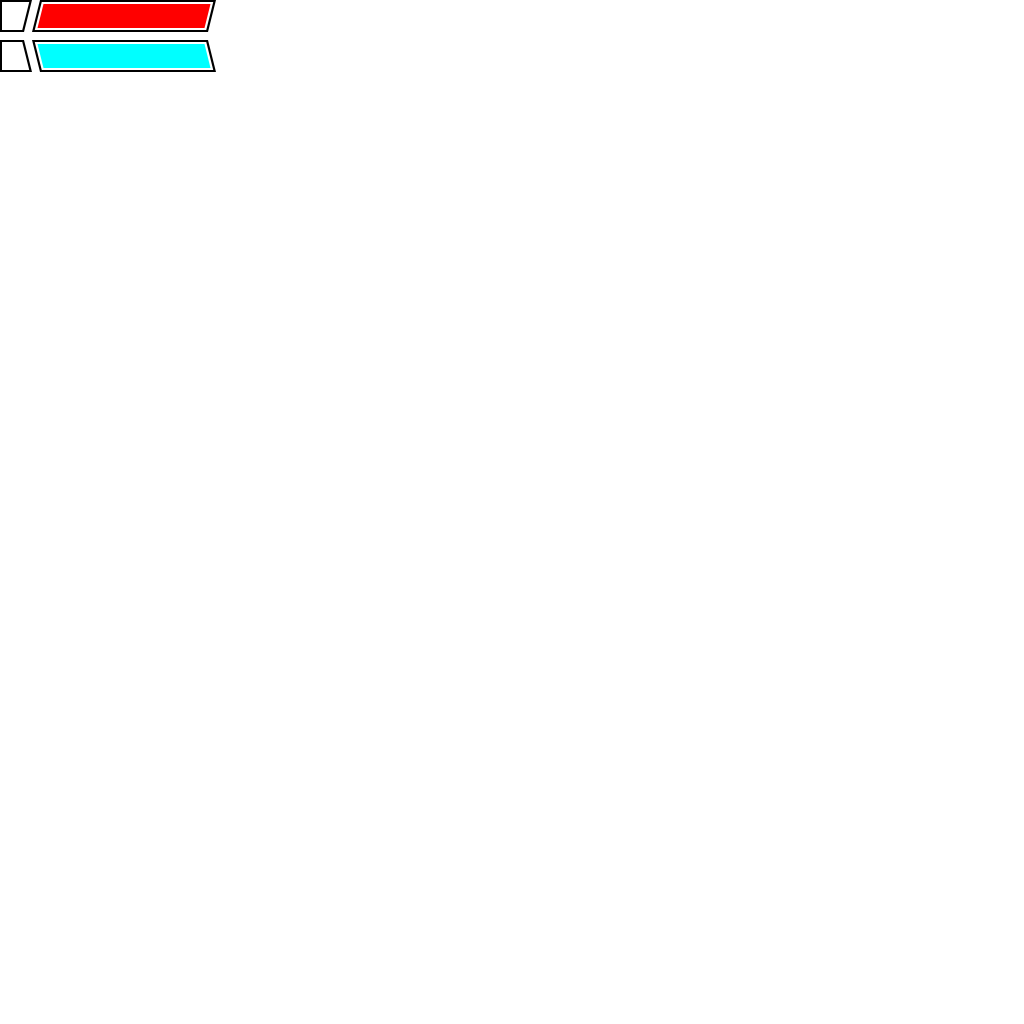
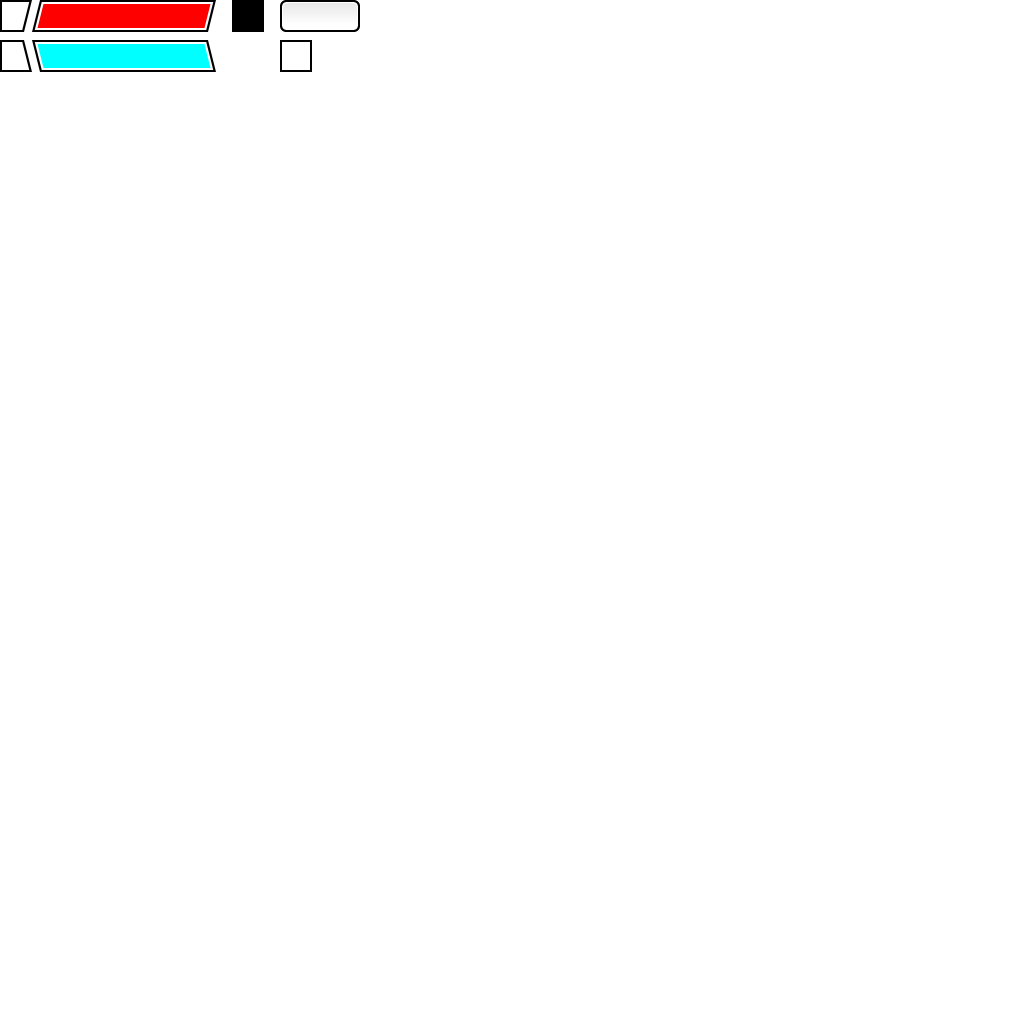
Comparing the layer stacks of the two 1024px x 1024px images. Changes:
added group "button" with 3 layers above "menu_border" over (280, 0, 360, 32)
added layer "button_gradient" in group "button" over (283, 3, 357, 29)
added layer "button_fill" in group "button" over (282, 2, 358, 30)
added layer "button_border" in group "button" over (280, 0, 360, 32)
added layer "menu_border" above "menu_bg" over (280, 40, 312, 72)
added layer "conversations" above "energy" over (232, 0, 264, 32)
